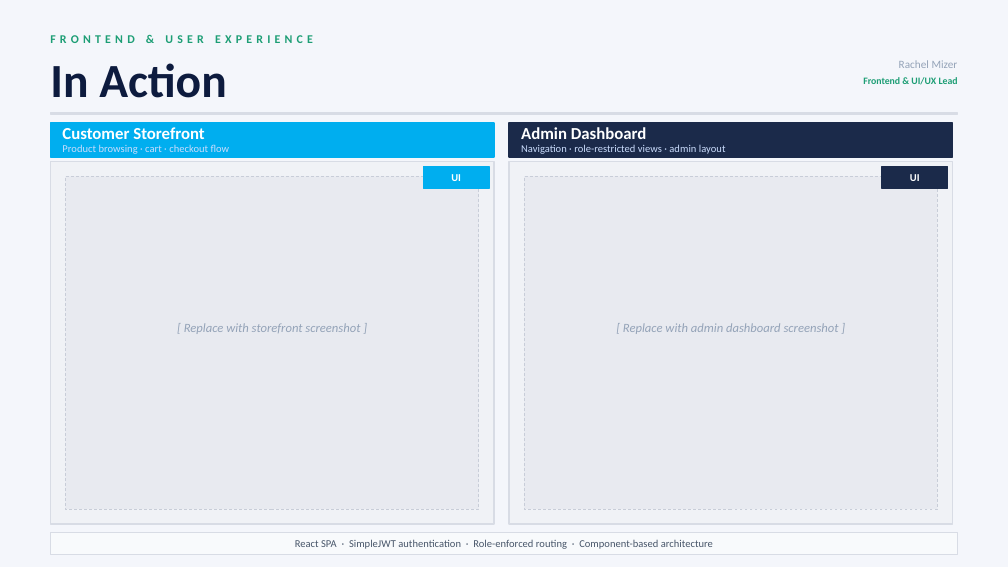
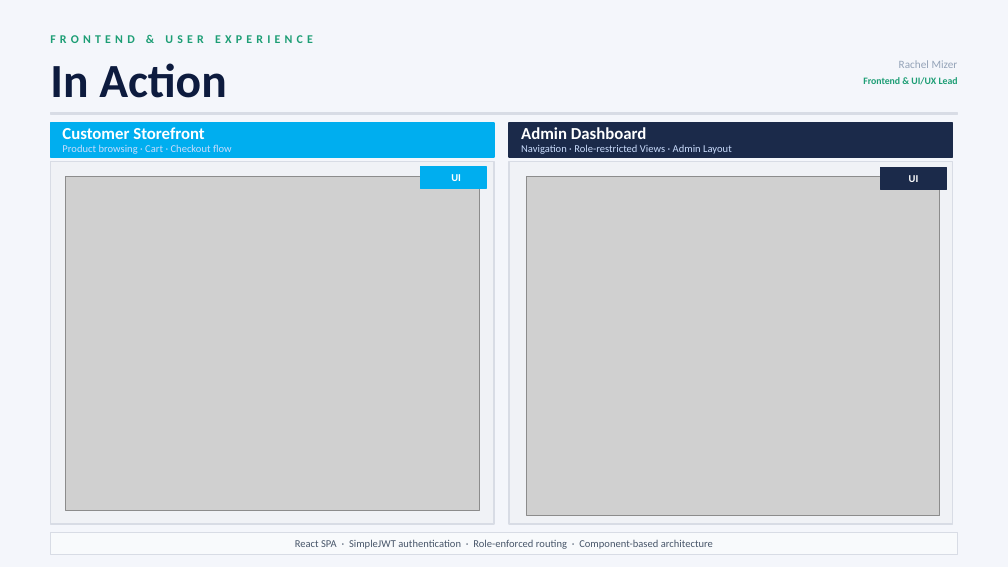
Before and after one commit to RachelMizer/ProjectOrderly, a slide deck: slide 9 of docs/Deliverables/Orderly_Slides.pptx (slide 10 before the commit). Drawn at 1008x567 pixels with LibreOffice and Linux fonts; fonts in the diff are those of the drawing; grey boxes stand for pictures. Boxes give left, top, right and bottom in pixels: in the first picture for what was removed or moved away, otherwise in the second. Text is boxed around its words. In the diff, an @@ line names an element or a change of style, - is before the commit and + after.

```diff
--- a/docs/Deliverables/Orderly_Slides.pptx
+++ b/docs/Deliverables/Orderly_Slides.pptx
@@ text at bbox=[62, 144, 232, 154]: text changed @@
-Product browsing · cart · checkout flow
+Product browsing · Cart · Checkout flow
@@ text at bbox=[521, 144, 732, 154]: text changed @@
-Navigation · role-restricted views · admin layout
+Navigation · Role-restricted Views · Admin Layout
@@ picture added at bbox=[66, 176, 480, 510] @@
@@ rectangle removed at bbox=[524, 176, 937, 509] @@
@@ picture added at bbox=[526, 176, 939, 516] @@
@@ text removed at bbox=[184, 323, 360, 334] @@
-[ Replace with storefront screenshot ]
@@ text removed at bbox=[623, 323, 839, 334] @@
-[ Replace with admin dashboard screenshot ]
```
Also in this commit, not shown: 7 other slides changed, 3 slides added, 4 slides removed.
